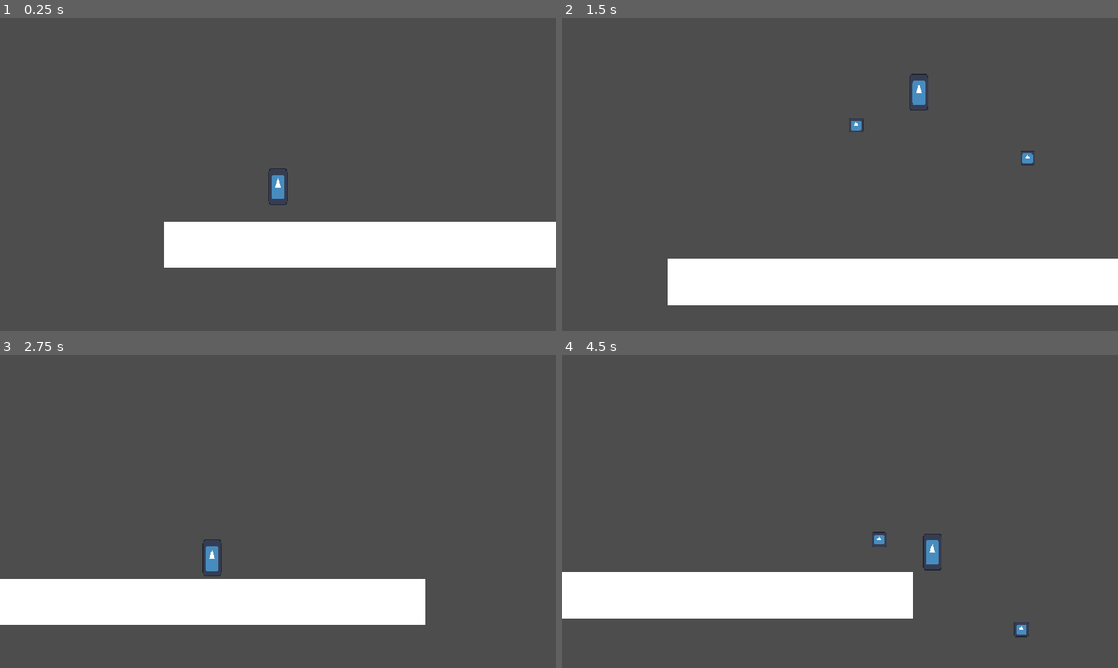
Above: before the commit, frames 1-4 (two rows, left to right).
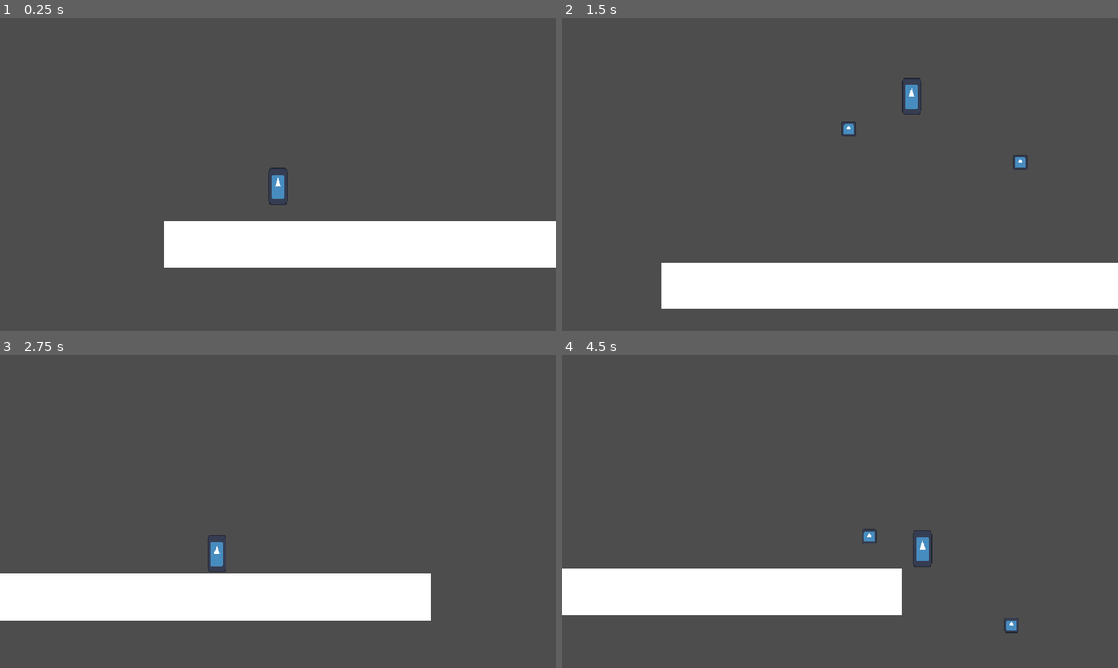
Above: after the commit, the same moments.

Repository: ygda-org/revolver
Game: Godot game, scene res://main/main.tscn
The game is run twice, just before and just after one commit, with the same random seed, the same clock (stepped at 60 frames per second) and the same inputs. The engine's default icon, where the game draws it, is replaced by a stand-in: a white triangle on a blue panel in a dark square.
Inputs (mouse positions are in pixels of both pictures, inside the frame that each line leads up to):
- Up to frame 1 (0.25 s): no input
- Up to frame 2 (1.5 s): move the mouse to (962, 158) at 0.52 s; hold D (right) from 0.53 s (still down); click (962, 158) at 0.6 s; tap Space (jump) at 0.77 s; move the mouse to (728, 190) at 1.27 s; click (728, 190) at 1.35 s
- Up to frame 3 (2.75 s): tap Space (jump) at 1.52 s; move the mouse to (333, 442) at 2.02 s; release D (right) at 2.03 s; hold A (left) from 2.03 s (still down); click (333, 442) at 2.1 s
- Up to frame 4 (4.5 s): move the mouse to (812, 574) at 2.77 s; release A (left) at 2.78 s; hold D (right) 2.78-4.28 s; click (812, 574) at 2.85 s; tap Space (jump) at 3.02, 3.77 s; move the mouse to (1006, 558) at 3.52 s; click (1006, 558) at 3.6 s; move the mouse to (673, 464) at 4.27 s; hold A (left) from 4.28 s (still down); click (673, 464) at 4.35 s

The runs differ from the first frame. In frame 1, 0.2% of the frame differs, in the area x 29-100%, y 47-66%; in frame 2, 2.7%; in frame 3, 2.8%, in the area x 0-78%, y 57-87%; in frame 4, 2.3%.

Commit message:
egrwefgw

Diff:
--- a/player/player.gd
+++ b/player/player.gd
@@ -49,7 +49,8 @@
 	velocity.x = clampf(velocity.x, -MAX_SPEED, MAX_SPEED)
 
 	# shooting
-	$Camera2D.offset = $Camera2D.offset.lerp((get_global_mouse_position() - global_position)/5, 20*delta)
+	$Camera2D.offset = $Camera2D.offset.lerp((get_global_mouse_position() - global_position)/6, 20*delta)
+	$Camera2D.offset = $Camera2D.offset.limit_length(40)
 	if Input.is_action_just_pressed("shoot"):
 		var resource: BulletResource = GameState.get_bullet()
 		var shot_dir: Vector2 = global_position.direction_to(get_global_mouse_position())
